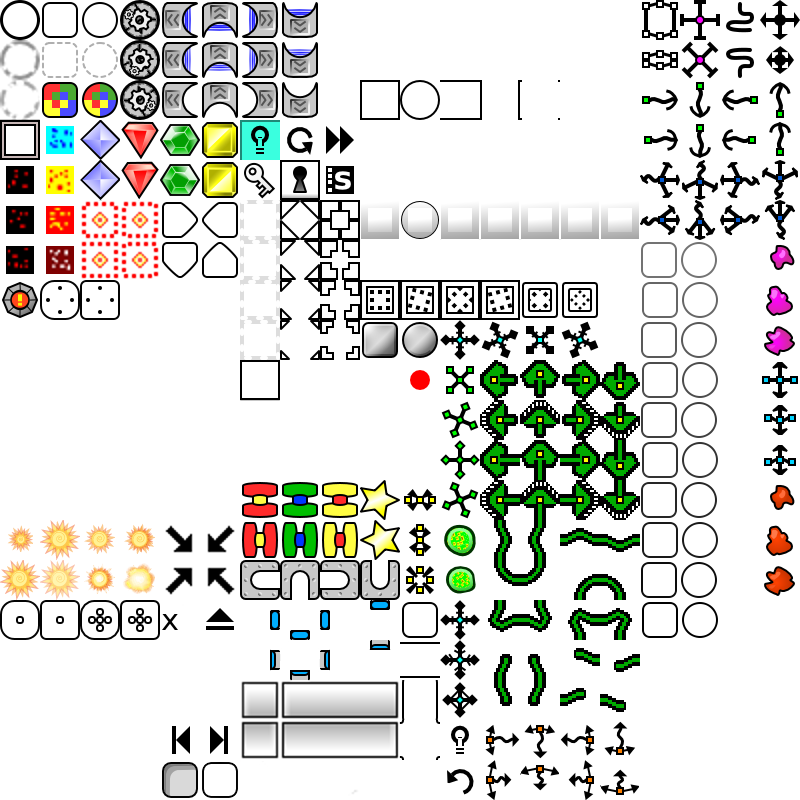
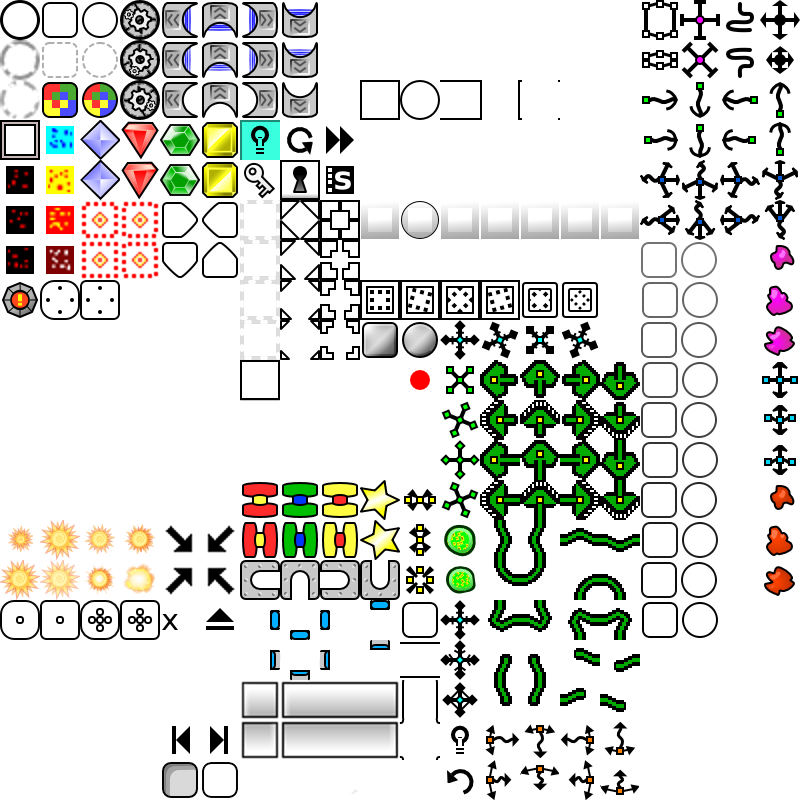
Comparing the layer stacks of the two 800 × 800 images. Changes:
painted on "Capa nueva#1" over [left=0, top=119, right=40, bottom=120]
